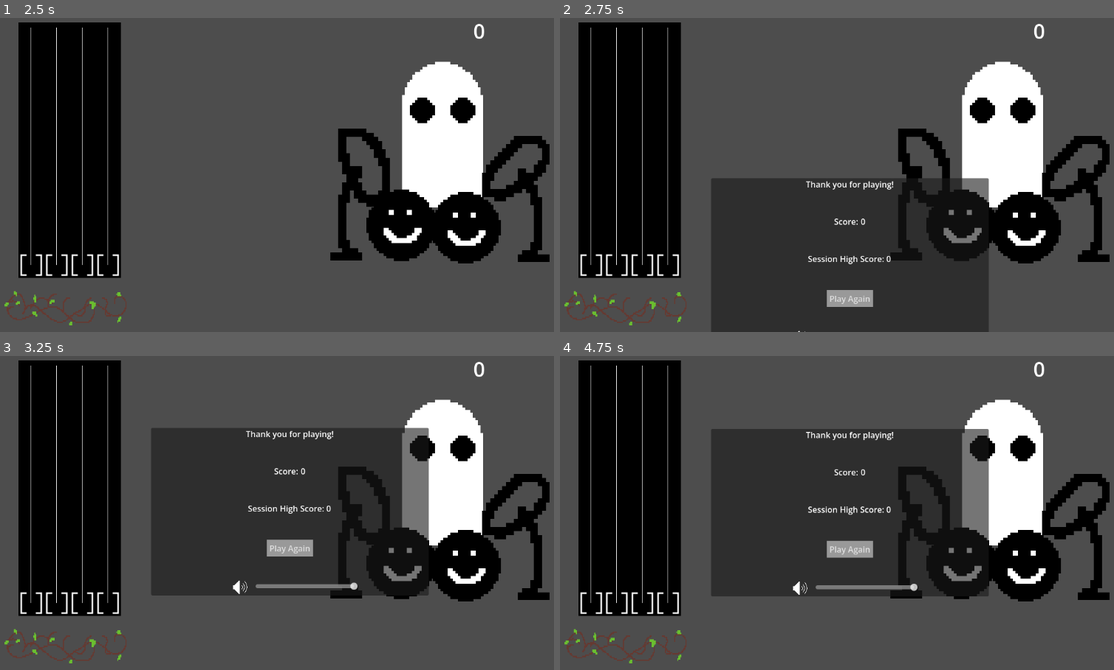
Above: before the commit, frames 1-4 (two rows, left to right).
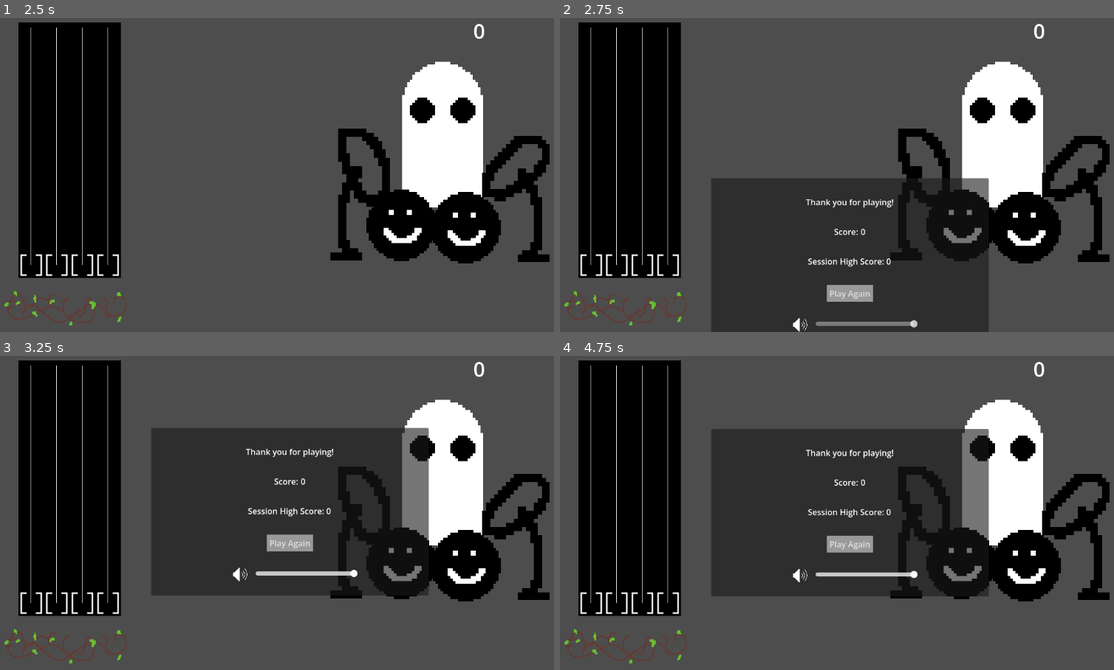
Above: after the commit, the same moments.

Repository: DarthObsidian/Jam
Game: Godot game, scene res://scenes/game.tscn
The game is run twice, just before and just after one commit, with the same random seed, the same clock (stepped at 60 frames per second) and the same inputs. This scene is started directly instead of the project's main scene. Sound files missing from this copy of the repository are replaced by a short silence.
Inputs:
- Up to frame 1 (2.5 s): tap Enter at 0.5, 2 s; hold E (mid-right) 0.53-1.28 s; tap Space at 1.25 s; hold Q (left) 1.28-2.03 s; hold E (mid-right) from 2.03 s (still down)
- Up to frame 2 (2.75 s): keep holding E (mid-right)
- Up to frame 3 (3.25 s): release E (mid-right) at 2.75 s; click "Play Again" at 2.75 s
- Up to frame 4 (4.75 s): click "Play Again" at 3.5 s; click "Play Again" at 4.25 s

Frame 1 is identical in both runs. In frame 2, 1.4% of the frame differs, in the area x 42-65%, y 51-100%; in frame 3, 1.7%; in frame 4, 1.8%, in the area x 42-65%, y 24-77%.

Commit message:
fixed layout.

Diff:
--- a/scenes/game.tscn
+++ b/scenes/game.tscn
@@ -98,8 +98,11 @@
 layout_mode = 0
 offset_right = 542.0
 offset_bottom = 328.0
-theme_override_constants/separation = 50
+theme_override_constants/separation = 35
 alignment = 1
+
+[node name="Control" type="Control" parent="CanvasLayer/GameOverPanel/VBoxContainer"]
+layout_mode = 2
 
 [node name="Label" type="Label" parent="CanvasLayer/GameOverPanel/VBoxContainer"]
 layout_mode = 2
Not shown, changed: export_presets.cfg
